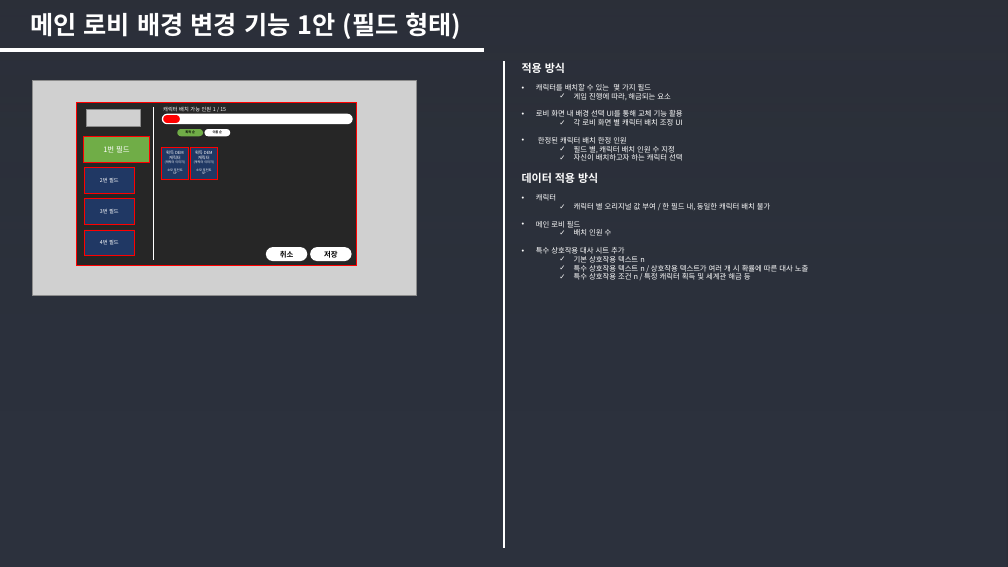
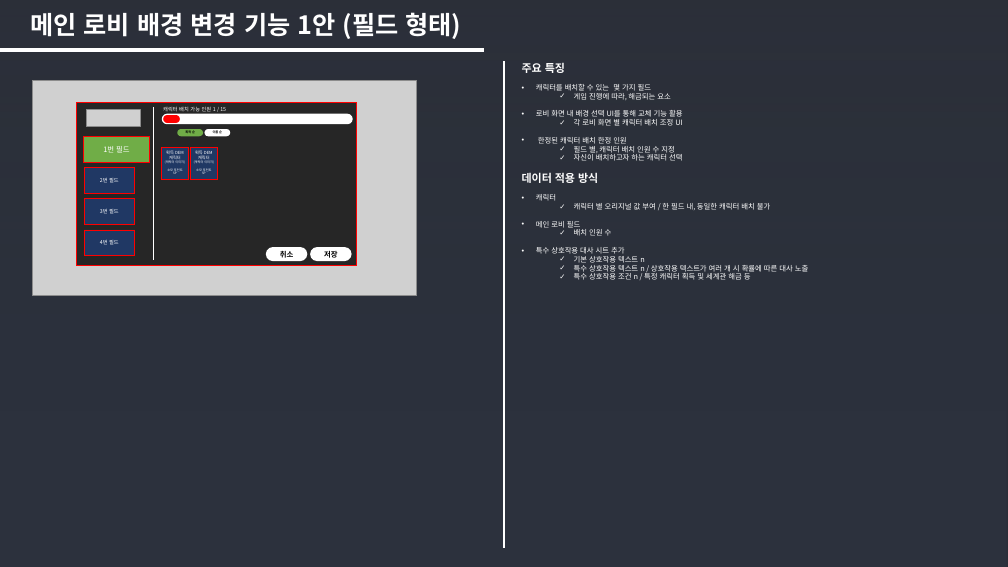
Before and after one commit to wkEatqua/wk, a slide deck: slide 5 of Docs/[자유시간쿠키맛] WK_메인 로비 관련 기능.pptx. Drawn at 1008x567 pixels with LibreOffice and Linux fonts; fonts in the diff are those of the drawing; grey boxes stand for pictures; background and template pictures are left out; a plain dark background stands for a picture behind light text. Boxes give left, top, right and bottom in pixels: in the first picture for what was removed or moved away, otherwise in the second. Text is boxed around its words. In the diff, an @@ line names an element or a change of style, - is before the commit and + after.

```diff
--- a/Docs/[자유시간쿠키맛] WK_메인 로비 관련 기능.pptx
+++ b/Docs/[자유시간쿠키맛] WK_메인 로비 관련 기능.pptx
@@ text at (522, 63, 565, 73): text changed @@
-적용 방식
+주요 특징
```
Also in this commit, not shown: 1 other slide changed, 1 other file.
